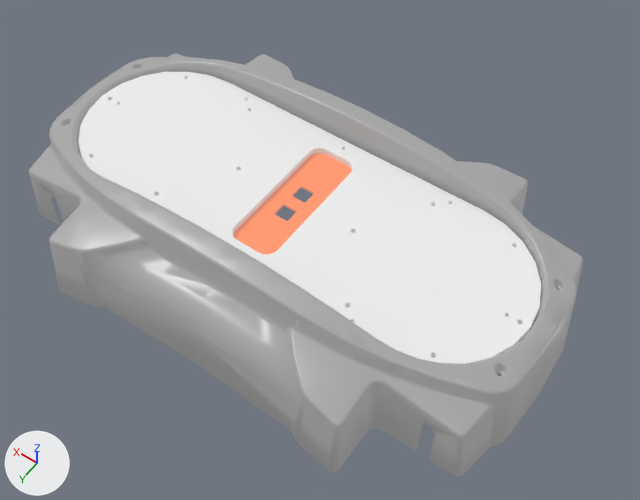
What one commit did to the COLLADA model ahl_robot/youbot/virtual_youbot/ahl_youbot_description/meshes/base/base.dae.
One viewpoint serves both versions: a 50 mm camera at (-0.355, 0.453, 0.675) aimed at (-0.042, 0.015, -0.014). The axes (+X, +Y, +Z) are drawn at lower left. The lights are the same throughout. Where no turn or scale is listed for an object, it has been applied to the vertices.

Script lines for the objects in view, before the commit:
```python
mat_orange = principled_material('Orange')
mat_orange.base_color = (1.0, 0.165, 0.0)  # orange #ff7100
mat_orange.roughness = 0.35
mat_orange.emission_color = (0.15, 0.15, 0.15)  # dark grey #6c6c6c
mat_orange.emission_strength = 1.0
me_frame_004_geometry = bpy.data.meshes.new('Frame_004-Geometry')
me_frame_004_geometry.from_pydata(...)  # 6220 vertices, 12528 faces; spans x -0.285..0.285, y -0.179..0.179, z -0.069..0.053
# faces by material slot: [232, 1388, 10908]
me_frame_004_geometry.materials.append(mat_orange)  # orange #ff7100
me_frame_004_geometry.materials.append(mat_white)  # light grey #dddddd
me_frame_004_geometry.materials.append(mat_black)  # grey #868686
ob_frame_004 = bpy.data.objects.new('Frame_004', me_frame_004_geometry)
ob_frame_004.location = (0.0, 0.0, 0.0)
```
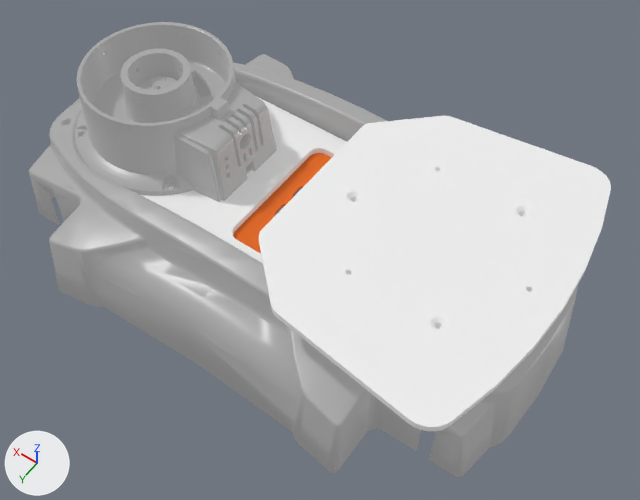
What differs and where, as boxes (x1, y1, x2, y2) in the pictures (640 x 500 px):
```json
{"object": "Frame_004", "change": "recoloured, surface changed", "before": [74, 54, 583, 437], "after": [74, 54, 583, 437]}
{"object": "plate", "change": "added", "after": [259, 116, 611, 431]}
{"object": "arm0", "change": "added", "after": [75, 22, 277, 202]}
```

Scene script edits in JSON lines:
```json
{"op": "remove", "block": "mat_orange", "code": "mat_orange.emission_color = (0.15, 0.15, 0.15)  # dark grey #6c6c6c"}
{"op": "remove", "block": "mat_orange", "code": "mat_orange.emission_strength = 1.0"}
{"op": "add", "block": "mat_white_001", "code": ["mat_white_001 = principled_material('White_001')", "mat_white_001.base_color = (0.72, 0.72, 0.72)  # light grey #dddddd", "mat_white_001.roughness = 0.35", "mat_white_001.emission_color = (0.15, 0.15, 0.15)  # dark grey #6c6c6c", "mat_white_001.emission_strength = 1.0"]}
{"op": "add", "block": "mat_black_arm0", "code": ["mat_black_arm0 = principled_material('black_arm0')", "mat_black_arm0.base_color = (0.24, 0.24, 0.24)  # grey #868686", "mat_black_arm0.roughness = 0.35", "mat_black_arm0.emission_color = (0.15, 0.15, 0.15)  # dark grey #6c6c6c", "mat_black_arm0.emission_strength = 1.0"]}
{"op": "add", "block": "me_frame_001_geometry", "code": ["me_frame_001_geometry = bpy.data.meshes.new('Frame_001-Geometry')", "me_frame_001_geometry.from_pydata(...)  # 963 vertices, 1958 faces; spans x -0.119..0.135, y -0.161..0.161, z -0.038..0.01", "me_frame_001_geometry.materials.append(mat_white_001)  # light grey #dddddd"]}
{"op": "add", "block": "me_arm0_geometry_001", "code": ["me_arm0_geometry_001 = bpy.data.meshes.new('arm0-Geometry.001')", "me_arm0_geometry_001.from_pydata(...)  # 4949 vertices, 9995 faces; spans x -0.089..0.117, y -0.094..0.093, z -0.032..0.046", "me_arm0_geometry_001.materials.append(mat_black_arm0)  # grey #868686"]}
{"op": "add", "block": "ob_plate", "code": ["ob_plate = bpy.data.objects.new('plate', me_frame_001_geometry)", "ob_plate.location = (-0.159, 0.0, 0.0587)"]}
{"op": "add", "block": "ob_arm0", "code": ["ob_arm0 = bpy.data.objects.new('arm0', me_arm0_geometry_001)", "ob_arm0.location = (0.143, 0.0, 0.0525)"]}
```
